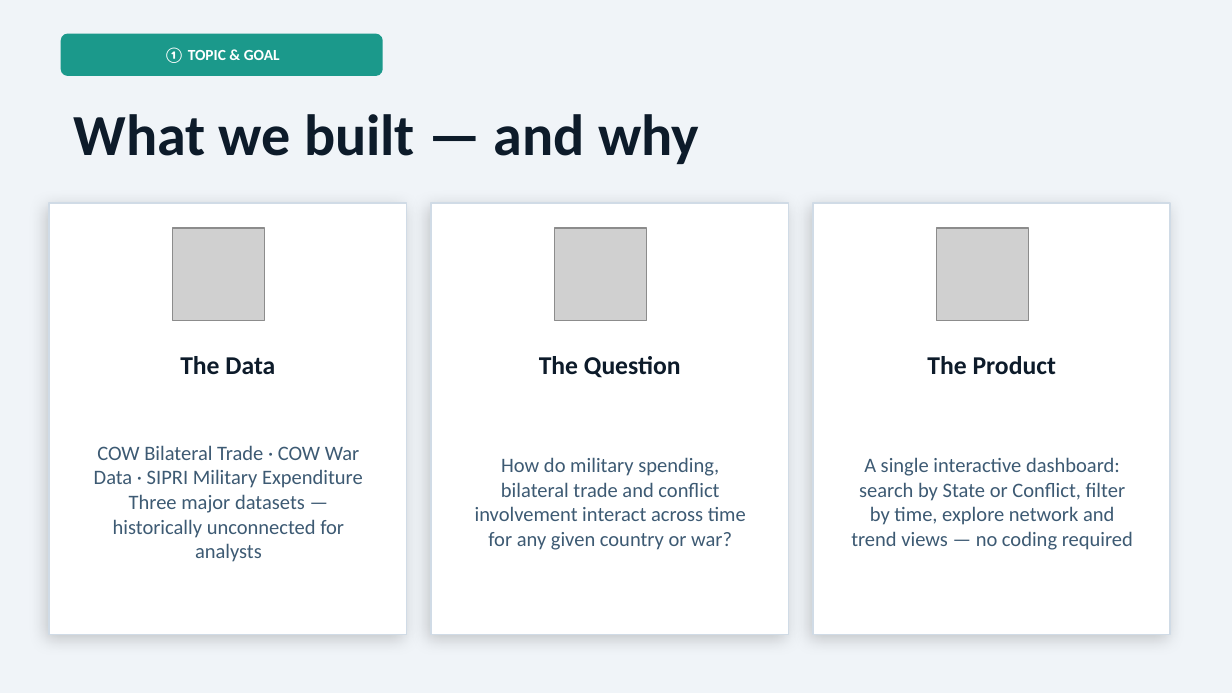
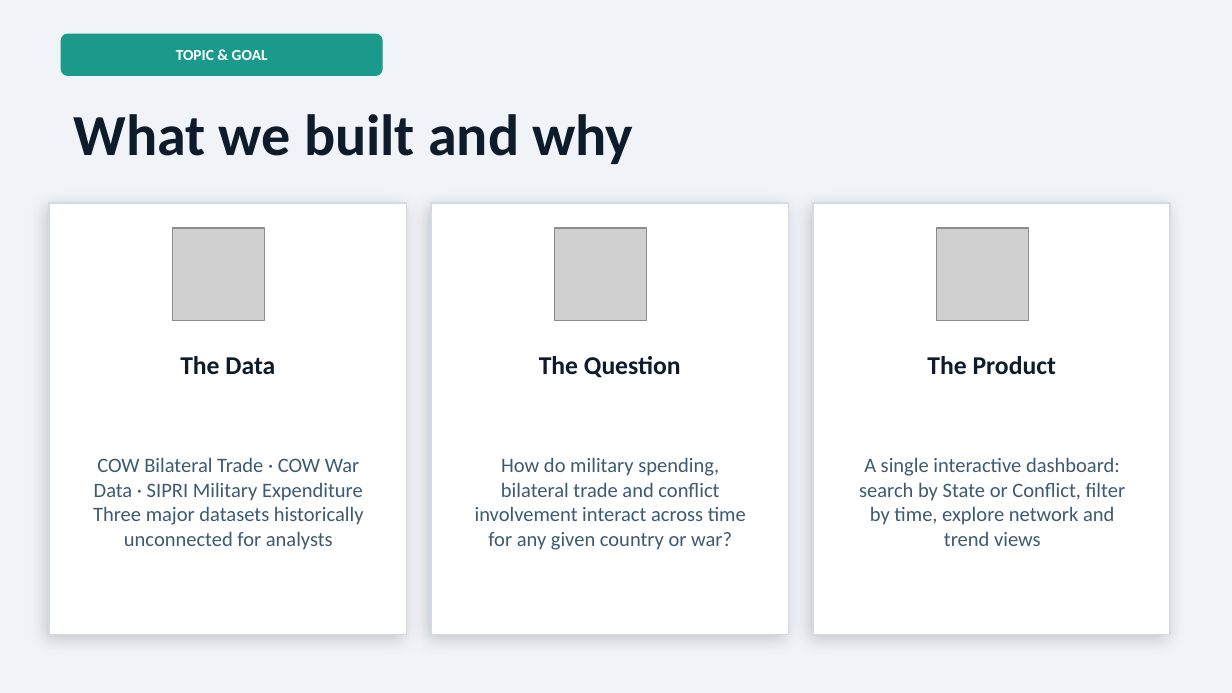
Before and after one commit to podsv-fs26-ad24/ad24-6-fancyproject, a slide deck: slide 2 of Conflict_Trade_Explorer.pptx. Drawn at 1232x693 pixels with LibreOffice and Linux fonts; fonts in the diff are those of the drawing; grey boxes stand for pictures. Boxes give left, top, right and bottom in pixels: in the first picture for what was removed or moved away, otherwise in the second. Text is boxed around its words. In the diff, an @@ line names an element or a change of style, - is before the commit and + after.

```diff
--- a/Conflict_Trade_Explorer.pptx
+++ b/Conflict_Trade_Explorer.pptx
@@ text at (176, 50, 268, 60): text changed @@
-① TOPIC & GOAL
+TOPIC & GOAL
@@ text at (74, 114, 633, 164): text changed @@
-What we built — and why
+What we built and why
@@ text at (859, 457, 1126, 546): text changed @@
-A single interactive dashboard: search by State or Conflict, filter by time, explore network and trend views — no coding required
+A single interactive dashboard: search by State or Conflict, filter by time, explore network and trend views
@@ text at (93, 506, 364, 550): text changed @@
-Three major datasets — historically unconnected for analysts
+Three major datasets historically unconnected for analysts
```
Also in this commit, not shown: 8 other slides changed, 2 slides added, 2 slides removed.
